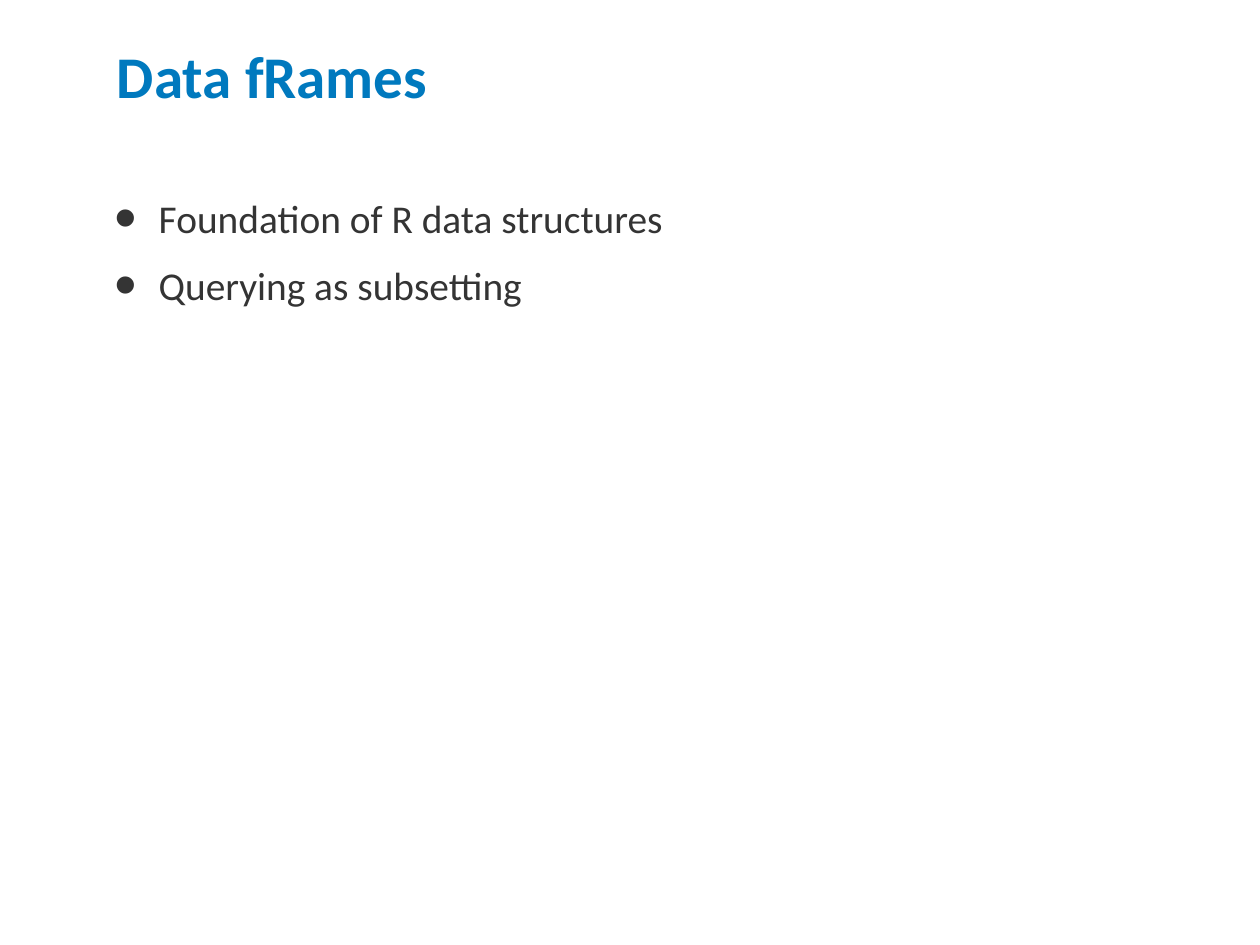
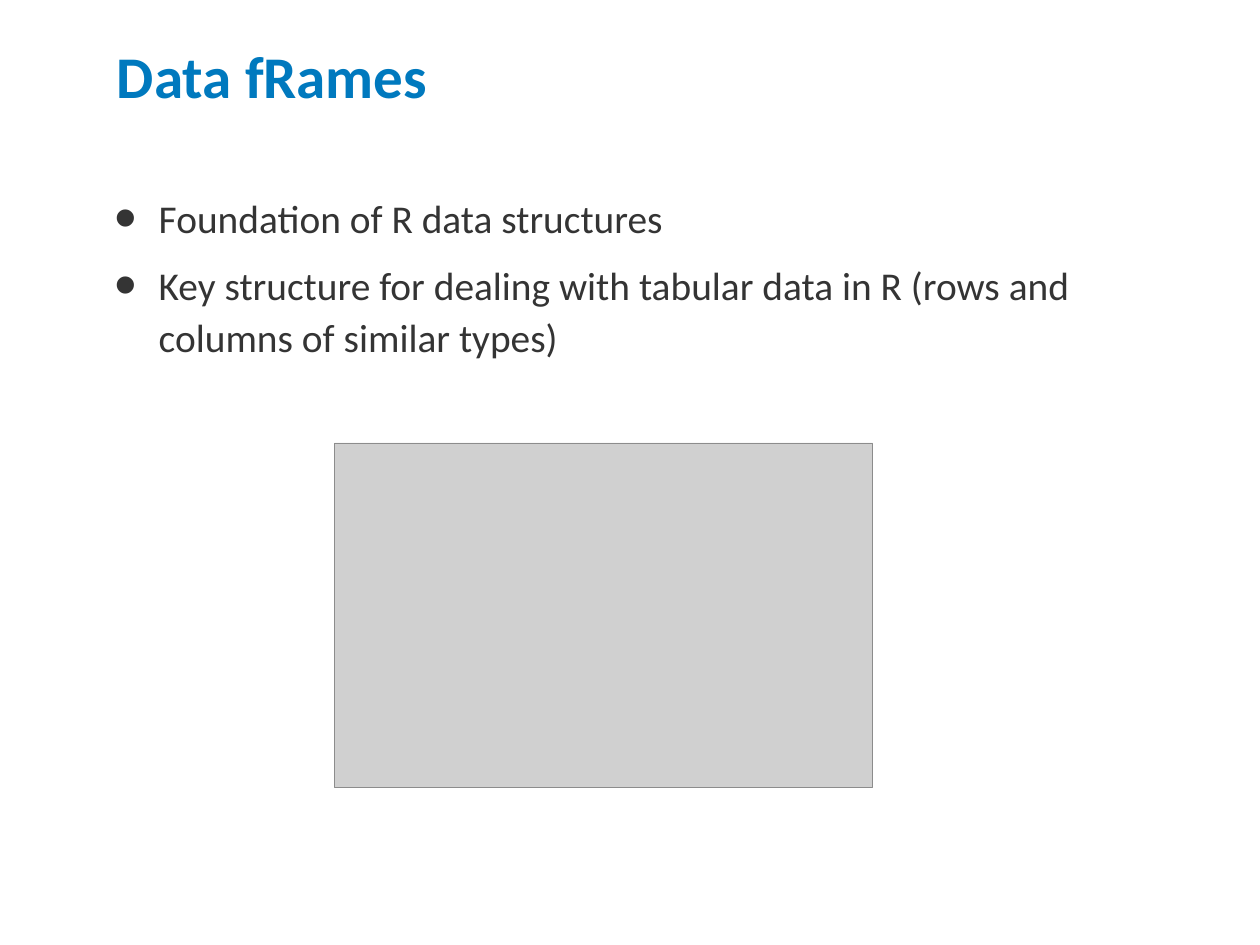
Before and after one commit to jdages/rDemo, a slide deck: slide 18 of R Demo.pptx (slide 13 before the commit). Drawn at 1260x945 pixels with LibreOffice and Linux fonts; fonts in the diff are those of the drawing; grey boxes stand for pictures. Boxes give left, top, right and bottom in pixels: in the first picture for what was removed or moved away, otherwise in the second. Text is boxed around its words. In the diff, an @@ line names an element or a change of style, - is before the commit and + after.

```diff
--- a/R Demo.pptx
+++ b/R Demo.pptx
@@ text at box(159, 271, 1069, 359): text changed @@
-• Querying as subsetting
+• Key structure for dealing with tabular data in R (rows and columns of similar types)
@@ picture added at box(335, 443, 873, 788) @@
```
Also in this commit, not shown: 5 other slides changed, 9 slides added, 3 slides removed, 1 other file.
